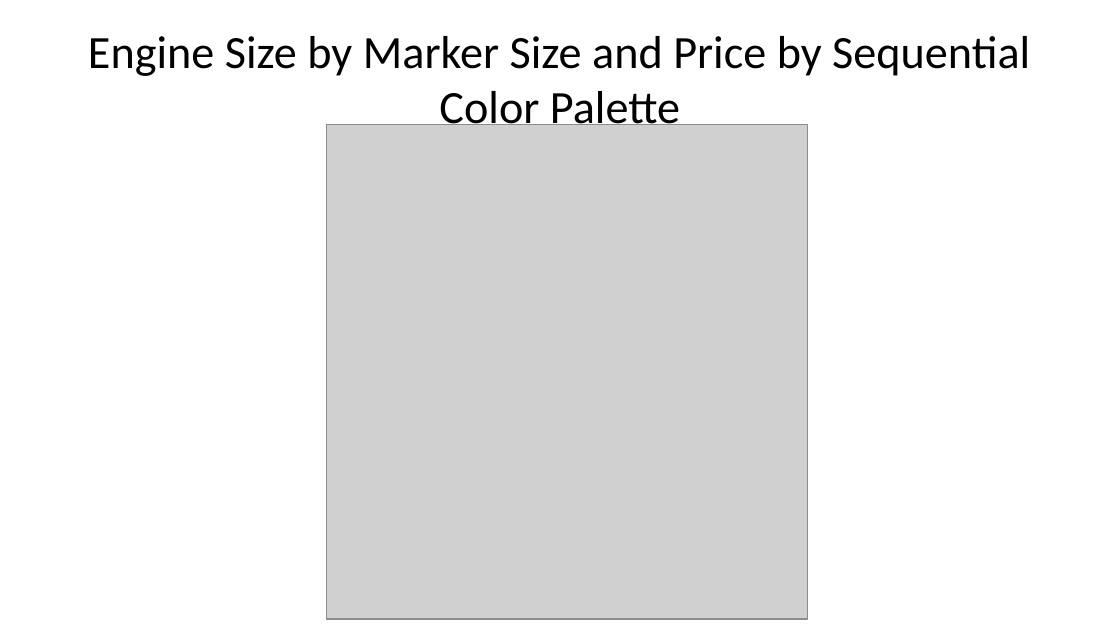
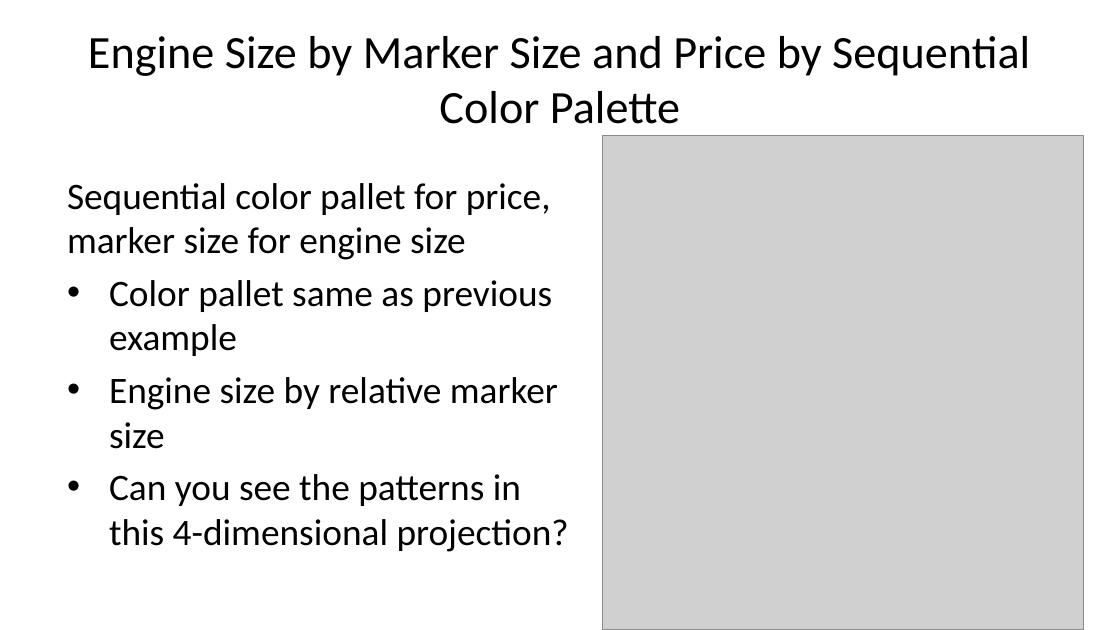
Before and after one commit to StephenElston/CSCI-E-83, a slide deck: slide 35 of LectureSlides/01_PreceptionForScientificVisualization.pptx (slide 32 before the commit). Drawn at 1120x630 pixels with LibreOffice and Linux fonts; fonts in the diff are those of the drawing; grey boxes stand for pictures. Boxes give left, top, right and bottom in pixels: in the first picture for what was removed or moved away, otherwise in the second. Text is boxed around its words. In the diff, an @@ line names an element or a change of style, - is before the commit and + after.

```diff
--- a/LectureSlides/01_PreceptionForScientificVisualization.pptx
+++ b/LectureSlides/01_PreceptionForScientificVisualization.pptx
@@ picture: place and size @@
-picture at <box>326,125,808,619</box>
+picture at <box>603,136,1084,629</box>
@@ text added at <box>67,183,569,552</box>, 24 pt, text #000000 @@
+Sequential color pallet for price, marker size for engine size
+• Color pallet same as previous example
+• Engine size by relative marker size
+• Can you see the patterns in this 4-dimensional projection?
```
Also in this commit, not shown: 29 other slides changed, 4 slides added, 2 slides removed.
